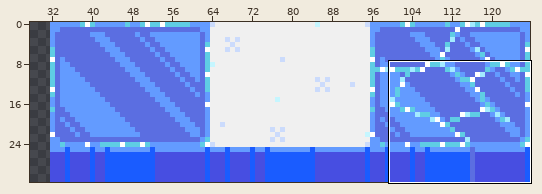
Sprite sheet -- assets/aseprite/tiles.png. Above: a wide view before the commit, with the close-up outlined.
Close-up. Old version:
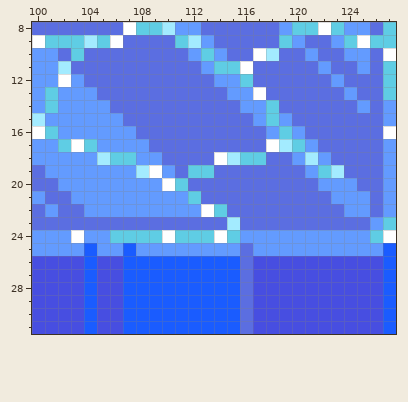
The file is 128x32 pixels. Shown: x 100..127, y 8..31. The wide view leaves out empty margins.
Now the later version:
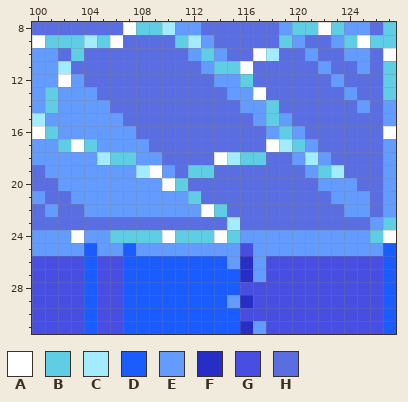
Palette (. is transparent): A #ffffff  B #5fcde4  C #a3ebff  D #1a5cff  E #639bff  F #272ec6  G #474ee1  H #5b6ee1
From old to new:
@@ x 113..119 @@
 24 BABEEEE
-25 EEEHEEE
-26 DDDHGGG
-27 DDDHGGG
-28 DDDHGGG
-29 DDDHGGG
-30 DDDHGGG
-31 DDDHGGG
+25 EEEGEEE
+26 DDEFEGG
+27 DDDFEGG
+28 DDDGGGG
+29 DDEFGGG
+30 DDDGGGG
+31 DDDFEGG
Boxes around the changes in both close-ups, in picture pixels (x1, y1, x2, y2):
changed: (227, 243, 266, 334)
